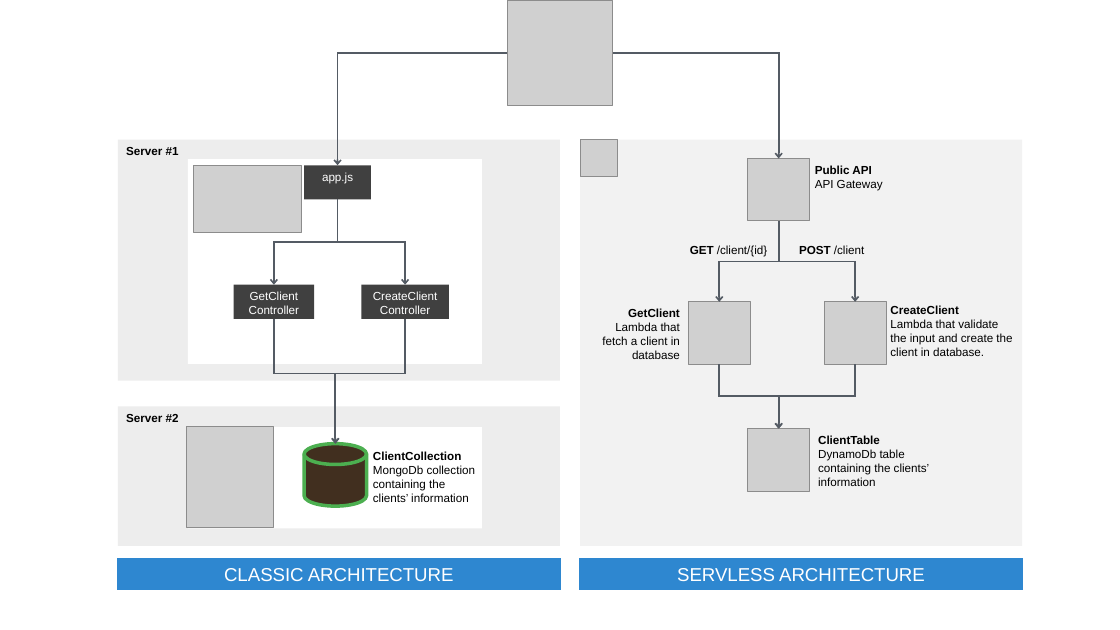
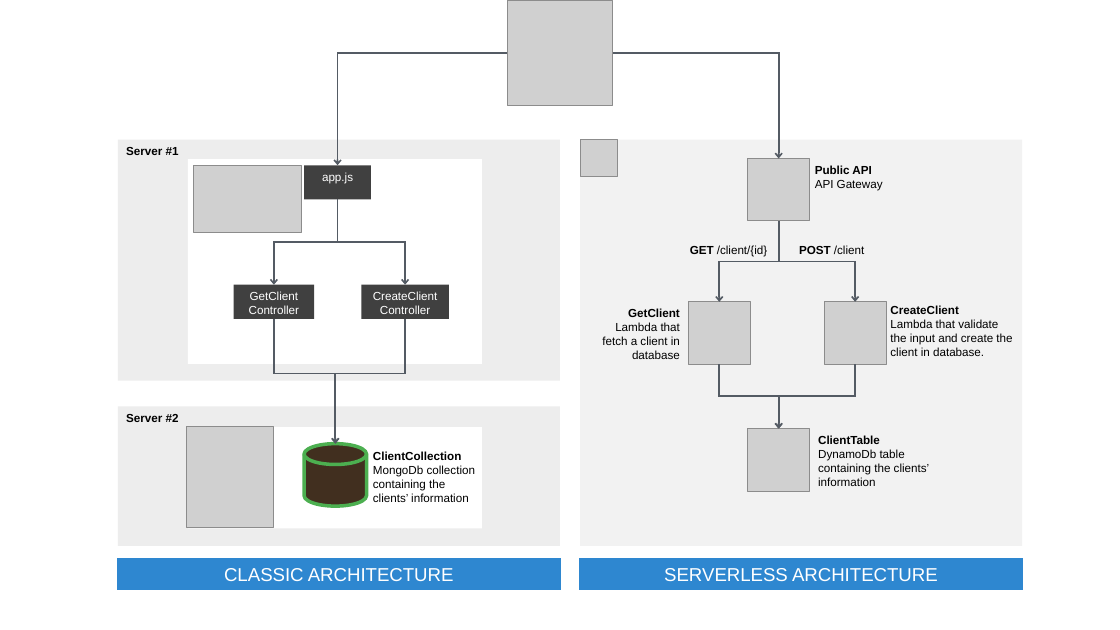
Before and after one commit to ouvreboite/velinfo, a slide deck: slide 7 of docs/velinfo_architecture.pptx (slide 6 before the commit). Drawn at 1120x630 pixels with LibreOffice and Linux fonts; fonts in the diff are those of the drawing; grey boxes stand for pictures. Boxes give left, top, right and bottom in pixels: in the first picture for what was removed or moved away, otherwise in the second. Text is boxed around its words. In the diff, an @@ line names an element or a change of style, - is before the commit and + after.

```diff
--- a/docs/velinfo_architecture.pptx
+++ b/docs/velinfo_architecture.pptx
@@ text in rectangle at (664,568,938,581): text changed @@
-SERVLESS ARCHITECTURE
+SERVERLESS ARCHITECTURE
```
Also in this commit, not shown: 2 other slides changed, 7 slides added.
